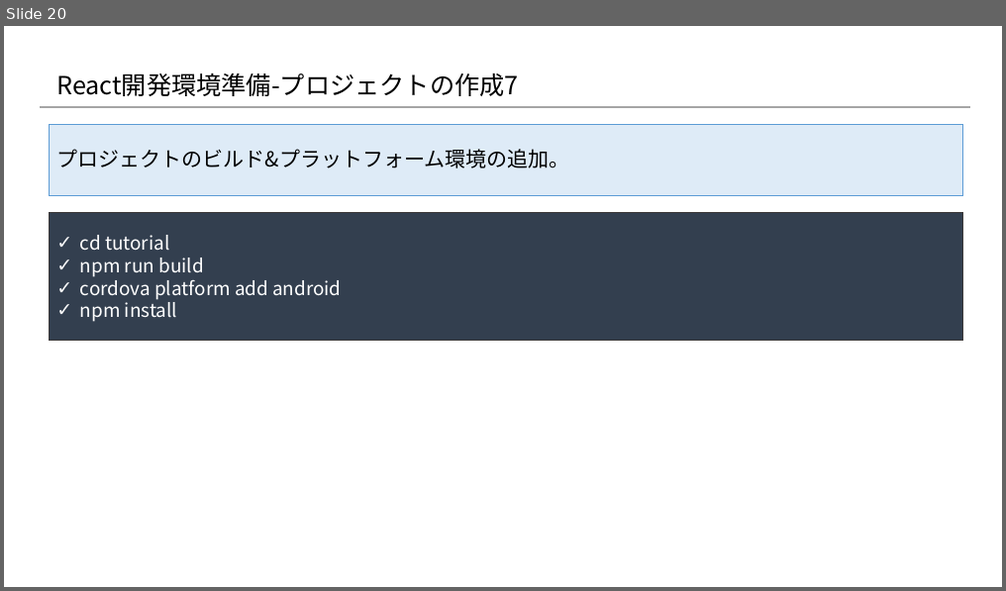
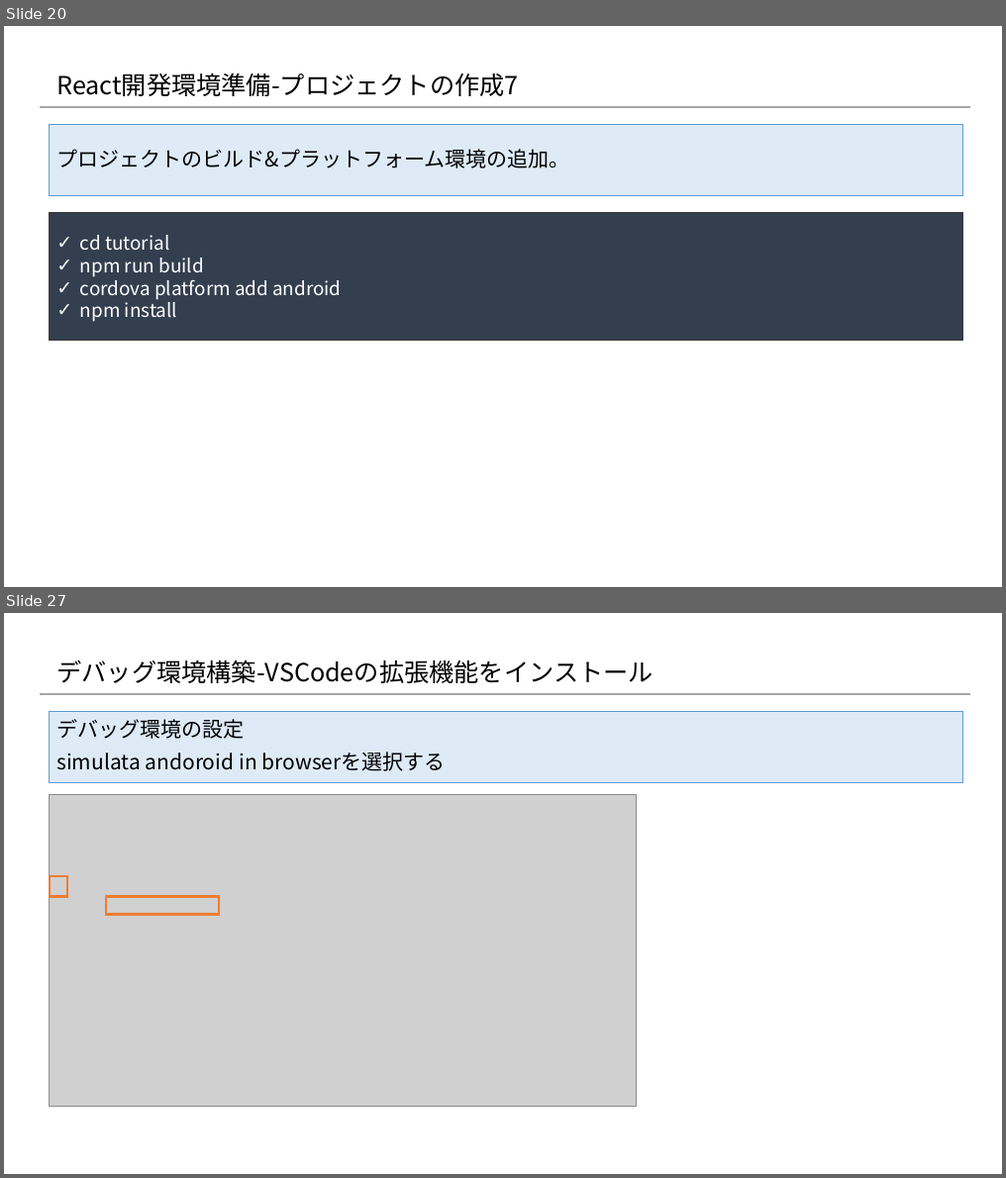
Before and after one commit to konnpeitoon/diary, a slide deck: doc/01_勉強会/01_勉強会資料/20180719_勉強会/02.資料/04_開発環境構築.pptx. Shown one above the other, each under a label of ours: slide 20 before the commit, slides 20 and 27 after it; the slides between them are not shown. The pictures are 1006x591 and 1006x1178 pixels, drawn with LibreOffice and Linux fonts; fonts in the diff are those of the drawing; grey boxes stand for pictures; background and template pictures are left out. Boxes give left, top, right and bottom in pixels: in the first picture for what was removed or moved away, otherwise in the second. Text is boxed around its words. In the diff, an @@ line names an element or a change of style, - is before the commit and + after.

Commit message:
VSCodeに関する記載を追加

```diff
--- a/doc/01_勉強会/01_勉強会資料/20180719_勉強会/02.資料/04_開発環境構築.pptx
+++ b/doc/01_勉強会/01_勉強会資料/20180719_勉強会/02.資料/04_開発環境構築.pptx
@@ slide 27 added at box(4, 613, 1002, 1174), background #FFFFFF; not listed: 1 template element that a slide beside it also shows @@
@@ title added at box(56, 660, 652, 683), 24 pt, text #000000 @@
+デバッグ環境構築-VSCodeの拡張機能をインストール
@@ rectangle added at box(50, 711, 963, 783), fill #DEEBF7, outline #5B9BD5 0.75 pt, 20 pt, text #000000 @@
+デバッグ環境の設定
+simulata andoroid in browserを選択する
@@ picture added at box(50, 794, 637, 1107) @@
@@ rectangle added at box(50, 876, 67, 897), outline #ED7D31 2.25 pt @@
@@ rectangle added at box(107, 897, 220, 915), outline #ED7D31 2.25 pt @@
```
Also in this commit, not shown: 4 slides changed, 7 other slides added, 1 slide removed.
